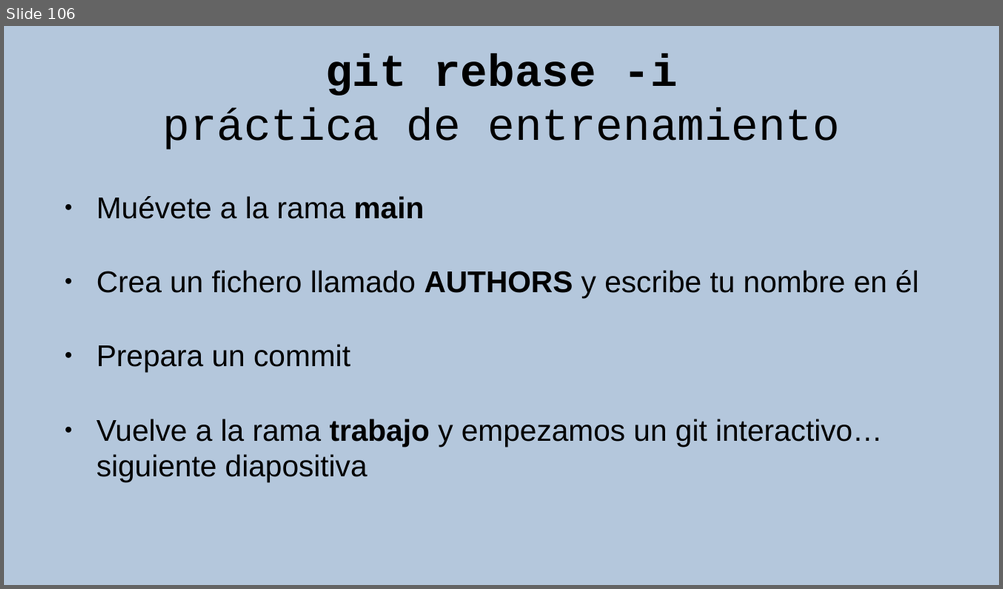
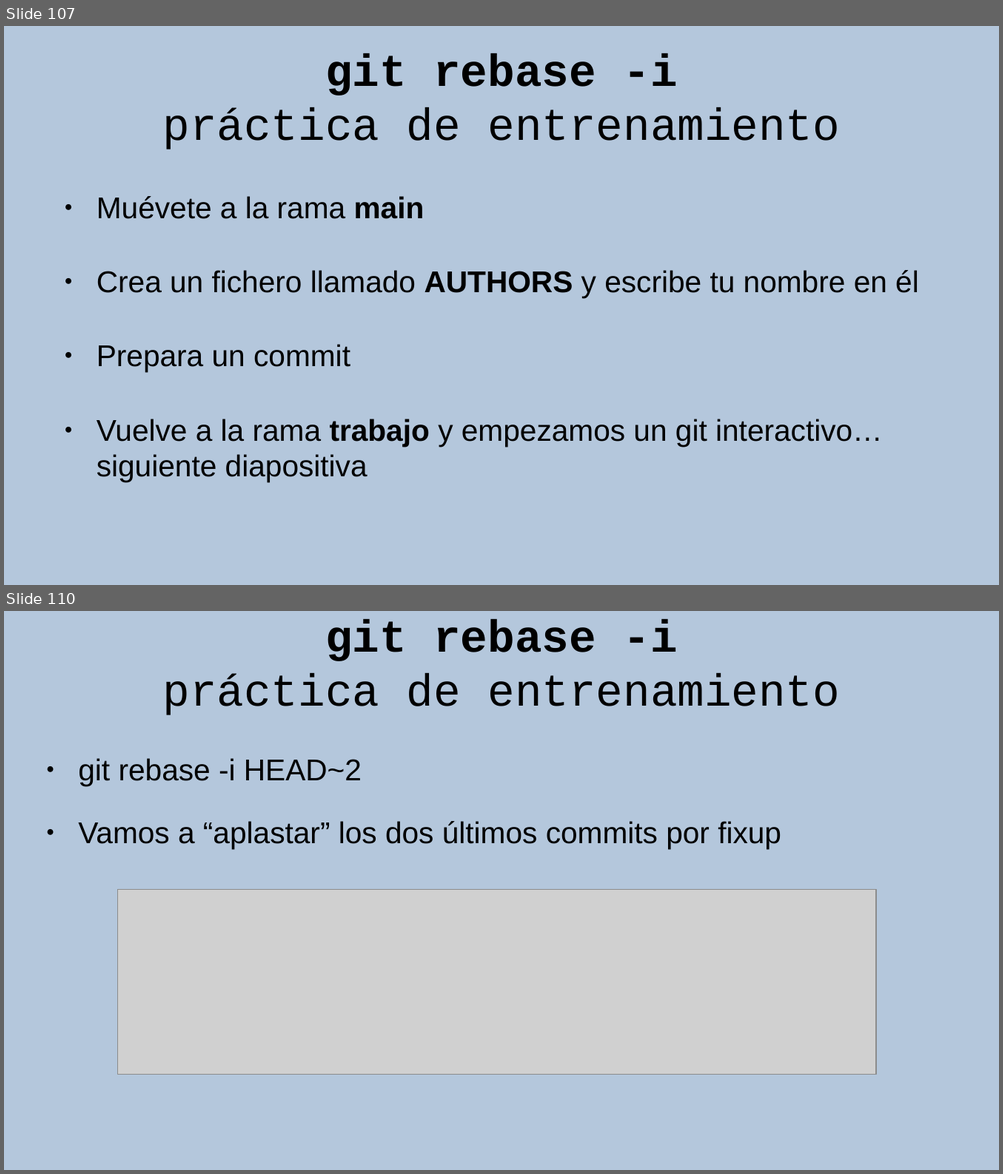
Before and after one commit to rgmf/eed2425, a slide deck: ut/02_control_de_versiones/presentacion/02_git_local.odp. Shown one above the other, each under a label of ours: slide 106 before the commit, slides 107 and 110 after it; the slides between them are not shown. The pictures are 1003x589 and 1003x1174 pixels, drawn with LibreOffice and Linux fonts; fonts in the diff are those of the drawing; grey boxes stand for pictures. Boxes give left, top, right and bottom in pixels: in the first picture for what was removed or moved away, otherwise in the second. Text is boxed around its words. In the diff, an @@ line names an element or a change of style, - is before the commit and + after.

```diff
--- a/ut/02_control_de_versiones/presentacion/02_git_local.odp
+++ b/ut/02_control_de_versiones/presentacion/02_git_local.odp
@@ slide 110 added at (x1=4, y1=611, x2=999, y2=1170), background #B4C7DC @@
@@ title added at (x1=163, y1=619, x2=839, y2=715), 36 pt, text #000000 @@
+git rebase -i
+práctica de entrenamiento
@@ text added at (x1=78, y1=758, x2=781, y2=849), 24 pt, text #000000 @@
+● git rebase -i HEAD~2
+● Vamos a “aplastar” los dos últimos commits por fixup
@@ picture added at (x1=118, y1=890, x2=876, y2=1075) @@
@@ what was slide 106 is now slide 107 @@
```
Also in this commit, not shown: 1 slide changed, 7 other slides added, 3 other files.
